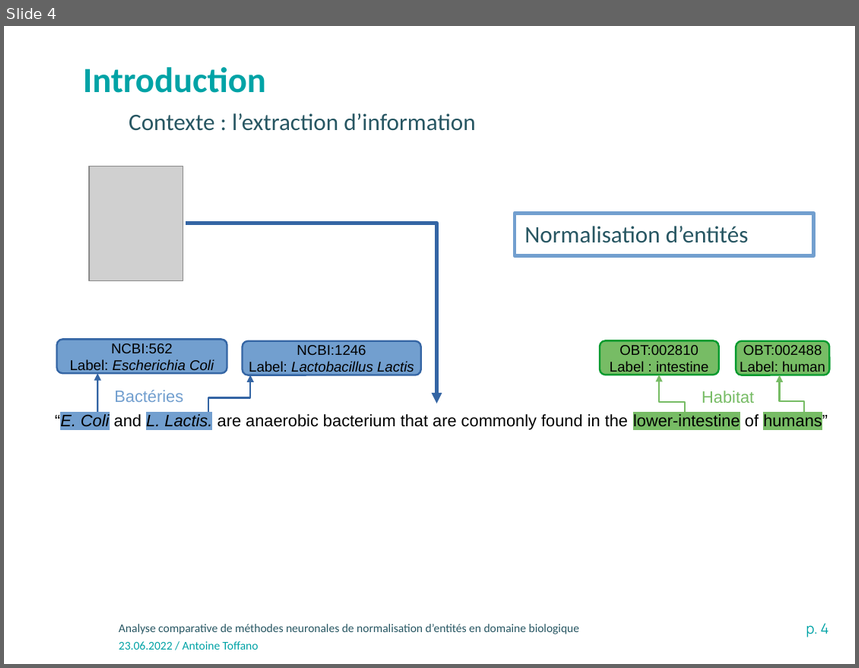
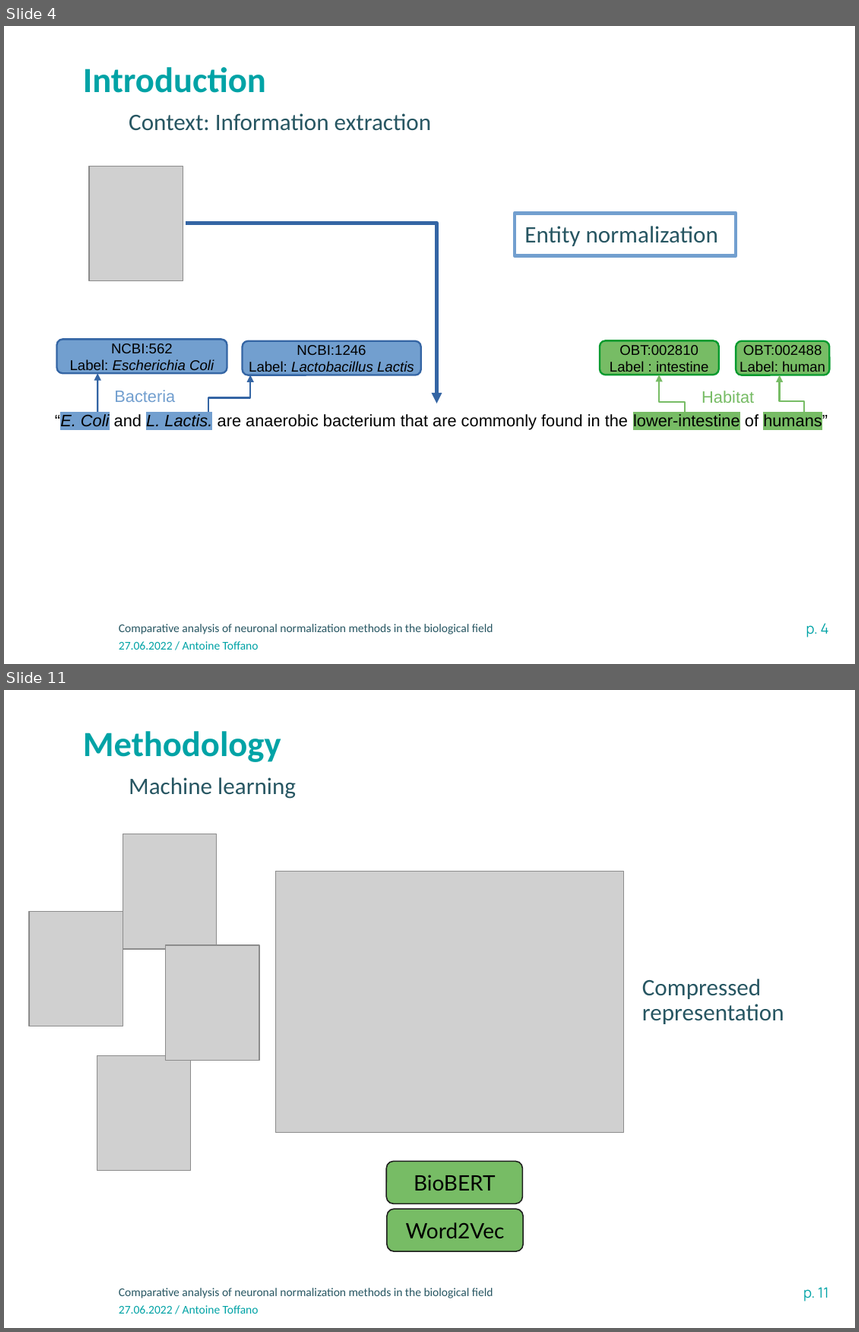
Before and after one commit to atoffano/entity-norm, a slide deck: Presentation-INRAE-format classique.odp. Shown one above the other, each under a label of ours: slide 4 before the commit, slides 4 and 11 after it; the slides between them are not shown. The pictures are 859x668 and 859x1332 pixels, drawn with LibreOffice and Linux fonts; fonts in the diff are those of the drawing; grey boxes stand for pictures; background and template pictures are left out. Boxes give left, top, right and bottom in pixels: in the first picture for what was removed or moved away, otherwise in the second. Text is boxed around its words. In the diff, an @@ line names an element or a change of style, - is before the commit and + after.

```diff
--- a/Presentation-INRAE-format classique.odp
+++ b/Presentation-INRAE-format classique.odp
@@ slide 11 added at (4, 690, 855, 1328), background #FFFFFF; not listed: 3 template elements that a slide beside it also shows @@
@@ text added at (83, 731, 281, 762), 30 pt, text #00A3A6, bold @@
+Methodology
@@ text added at (129, 777, 296, 799), 20 pt, text #275662 @@
+Machine learning
@@ picture added at (123, 834, 216, 948) @@
@@ picture added at (275, 872, 623, 1132) @@
@@ picture added at (28, 911, 123, 1026) @@
@@ picture added at (166, 945, 259, 1060) @@
@@ text added at (642, 979, 785, 1024), 20 pt, text #275662 @@
+Compressed representation
@@ picture added at (97, 1056, 190, 1171) @@
@@ rounded rectangle added at (386, 1161, 522, 1204), fill #77BC65, outline #1C1C1C 0.99 pt, 18 pt, text #000000 @@
+BioBERT
@@ rounded rectangle added at (387, 1209, 523, 1252), fill #77BC65, outline #1C1C1C 0.99 pt, 18 pt, text #000000 @@
+Word2Vec
@@ slide 4 changed as well @@
@@ text at (129, 113, 431, 131): text changed @@
-Contexte : l’extraction d’information
+Context: Information extraction
@@ rectangle removed at (515, 213, 814, 256) @@
-Normalisation d’entités
@@ rectangle added at (515, 213, 736, 256), outline #729FCF 3 pt, 20 pt, text #275662 @@
+Entity normalization
@@ text at (114, 390, 175, 402): text changed @@
-Bactéries
+Bacteria
@@ text at (119, 624, 493, 635): text changed @@
-Analyse comparative de méthodes neuronales de normalisation d’entités en domaine biologique
+Comparative analysis of neuronal normalization methods in the biological field
@@ text at (119, 642, 259, 650): text changed @@
-23.06.2022 / Antoine Toffano
+27.06.2022 / Antoine Toffano
```
Also in this commit, not shown: 2 other slides changed, 13 other slides added, 13 slides removed, 2 other files.
